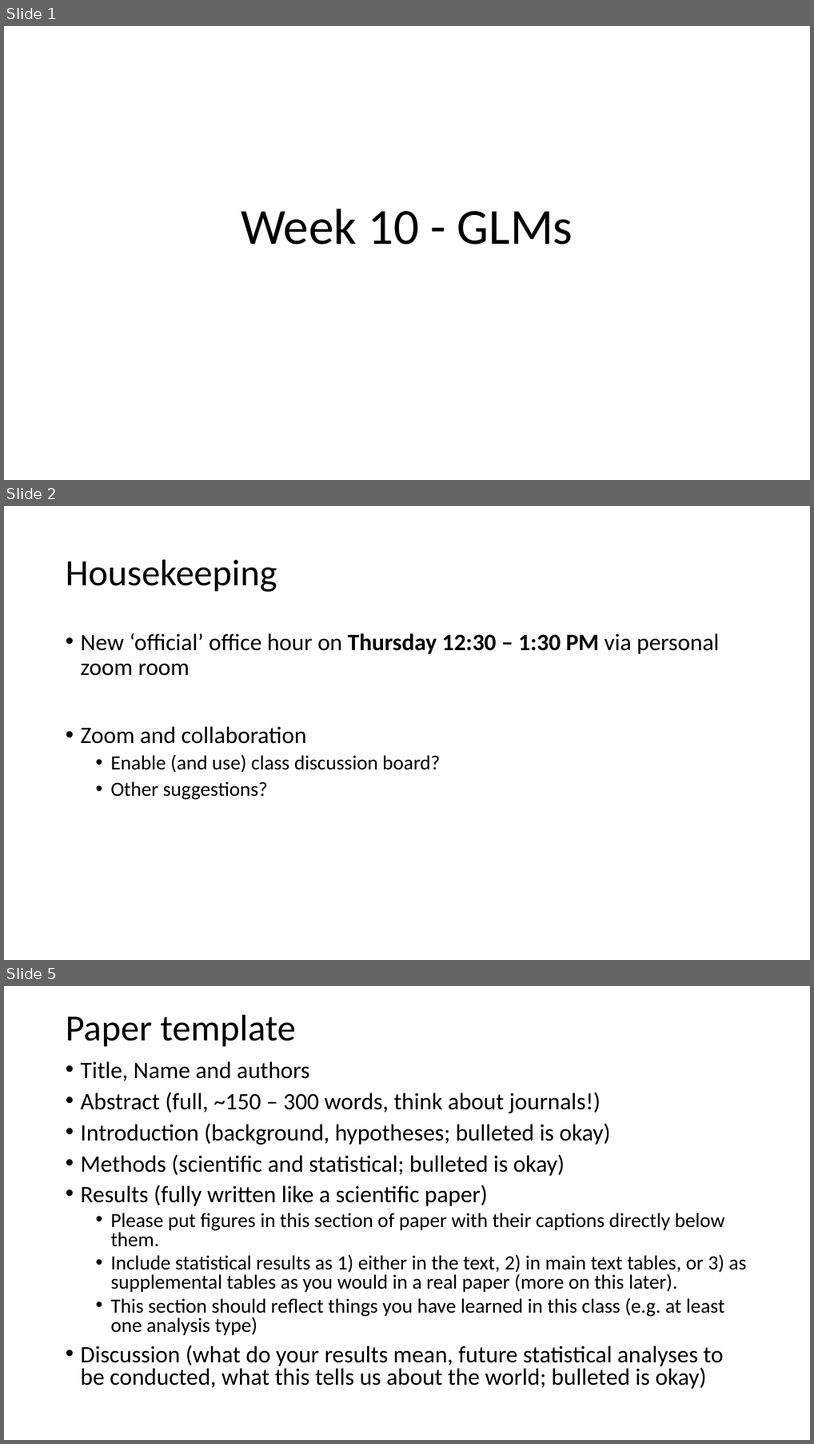
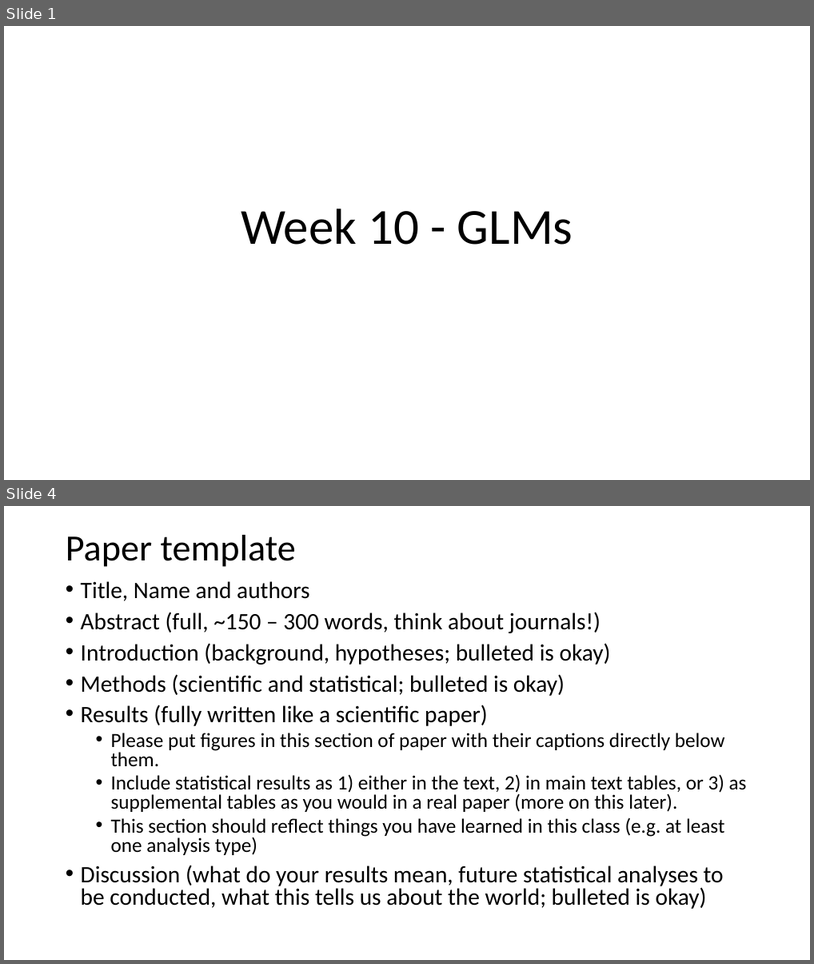
Before and after one commit to VTQuantMethodsEEB/klangwig, a slide deck: lectures/week_10_glms/le10_glms.pptx. Shown one above the other, each under a label of ours: slides 1, 2 and 5 before the commit, slides 1 and 4 after it; the slides between them are not shown. The pictures are 814x1444 and 814x964 pixels, drawn with LibreOffice and Linux fonts; fonts in the diff are those of the drawing. Boxes give left, top, right and bottom in pixels: in the first picture for what was removed or moved away, otherwise in the second. Text is boxed around its words. In the diff, an @@ line names an element or a change of style, - is before the commit and + after.

```diff
--- a/lectures/week_10_glms/le10_glms.pptx
+++ b/lectures/week_10_glms/le10_glms.pptx
@@ slide 2 removed at (4, 506, 810, 960), background #FFFFFF @@
@@ title removed at (66, 560, 278, 592) @@
-Housekeeping
@@ text removed at (81, 633, 719, 800) @@
-• New ‘official’ office hour on Thursday 12:30 – 1:30 PM via personal zoom room
-• Zoom and collaboration
-  • Enable (and use) class discussion board?
-  • Other suggestions?
@@ what was slide 5 is now slide 4 @@
```
Also in this commit, not shown: 4 slides changed, 3 slides added, 31 other files.
